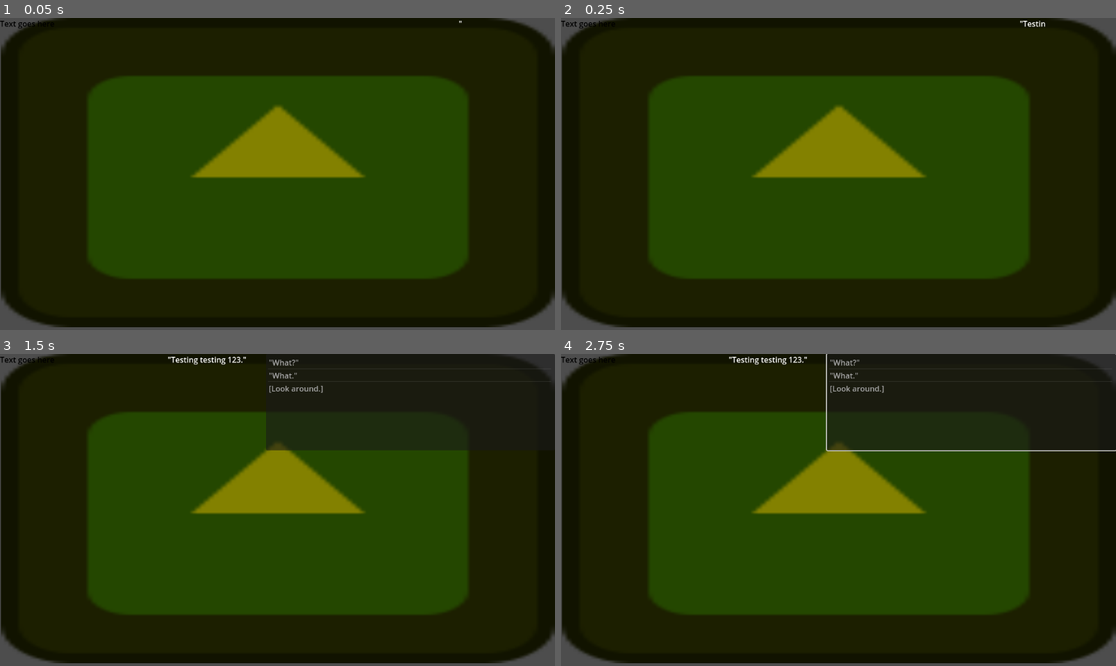
Above: before the commit, frames 1-4 (two rows, left to right).
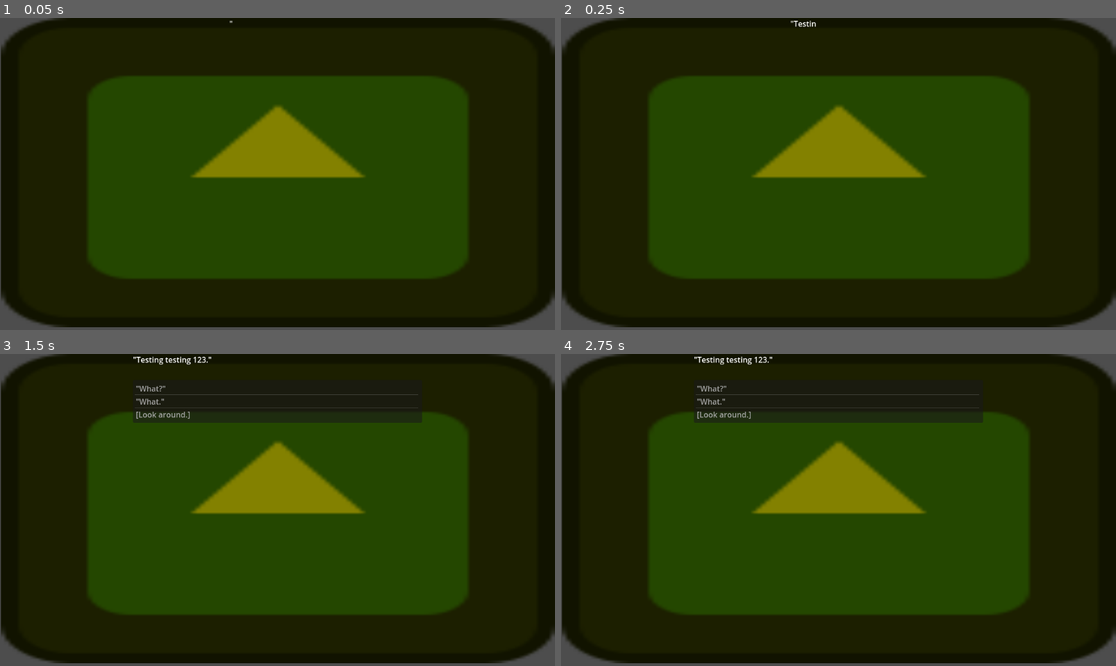
Above: after the commit, the same moments.

Repository: Jollista/Brackeys-Jam-2024.1
Game: Godot game, scene res://dialogue_test.tscn
Two runs of this game, one before a commit and one after it. Both use one fixed random seed, a clock stepped at 60 frames per second and the inputs below. The project has no main scene, so this scene is started directly. The engine's default icon, where the game draws it, is replaced by a stand-in: a white triangle on a blue panel in a dark square.
Inputs (mouse positions are in pixels of both pictures, inside the frame that each line leads up to):
- Up to frame 1 (0.05 s): no input
- Up to frame 2 (0.25 s): no input
- Up to frame 3 (1.5 s): move the mouse to (399, 494) at 0.52 s; click (399, 494) at 0.6 s; tap Enter at 1.25 s; move the mouse to (166, 525) at 1.27 s; click (166, 525) at 1.35 s
- Up to frame 4 (2.75 s): tap Space at 2 s; move the mouse to (894, 441) at 2.02 s; click (894, 441) at 2.1 s

The runs differ from the first frame. In frame 1, less than 0.1% of the frame differs, in the area x 0-84%, y 0-4%; in frame 2, 0.1%; in frame 3, 5.3%; in frame 4, 5.6%, in the area x 0-100%, y 0-32%.

Commit message:
GridLayout my beloved

Diff:
--- a/Dialogue/DialogueCanvas.gd
+++ b/Dialogue/DialogueCanvas.gd
@@ -14,7 +14,7 @@
 
 # reference to components
 @onready var dialogue_box = $DialogueBox
-@onready var text_container = $HFlowContainer
+@onready var text_container = $ScrollContainer/GridContainer
 @onready var voice = $Voice
 @onready var sound = $Sound
 @onready var timer = $Delay
@@ -109,7 +109,7 @@
 	var newtext = RichTextLabel.new()
 	newtext.bbcode_enabled = true
 	newtext.fit_content = true
-	newtext.custom_minimum_size = Vector2(200,200)
+	newtext.custom_minimum_size = Vector2(200,50)
 	text_container.add_child(newtext)
 	chat = newtext
 	chat.text = dialogue[current_dialogue]["Text"]
--- a/Dialogue/dialogue_canvas.tscn
+++ b/Dialogue/dialogue_canvas.tscn
@@ -12,22 +12,16 @@
 scale = Vector2(8.98438, 5.01563)
 texture = ExtResource("2_fq4g6")
 
-[node name="HFlowContainer" type="HFlowContainer" parent="."]
+[node name="ScrollContainer" type="ScrollContainer" parent="."]
 anchors_preset = 15
 anchor_right = 1.0
 anchor_bottom = 1.0
 grow_horizontal = 2
 grow_vertical = 2
-size_flags_horizontal = 4
 
-[node name="Text" type="RichTextLabel" parent="HFlowContainer"]
-custom_minimum_size = Vector2(200, 100)
+[node name="GridContainer" type="GridContainer" parent="ScrollContainer"]
 layout_mode = 2
-size_flags_horizontal = 3
-theme_override_colors/default_color = Color(0, 0, 0, 1)
-bbcode_enabled = true
-text = "Text goes here"
-fit_content = true
+size_flags_horizontal = 6
 
 [node name="Voice" type="AudioStreamPlayer" parent="."]
 
